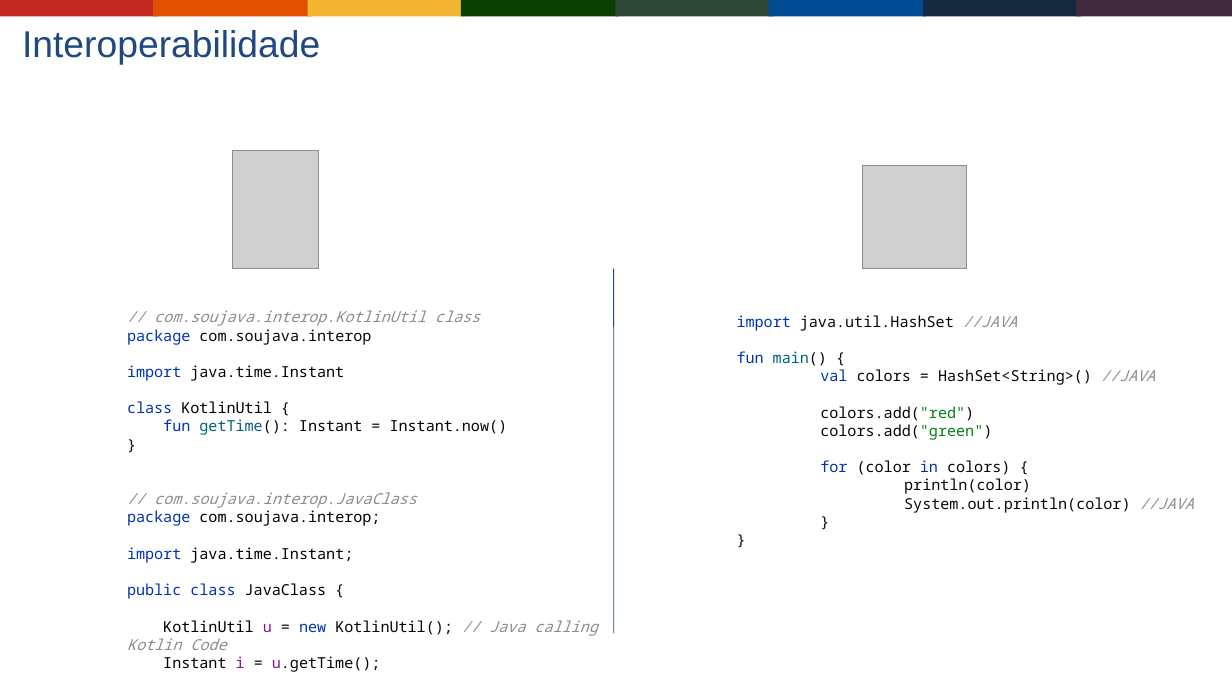
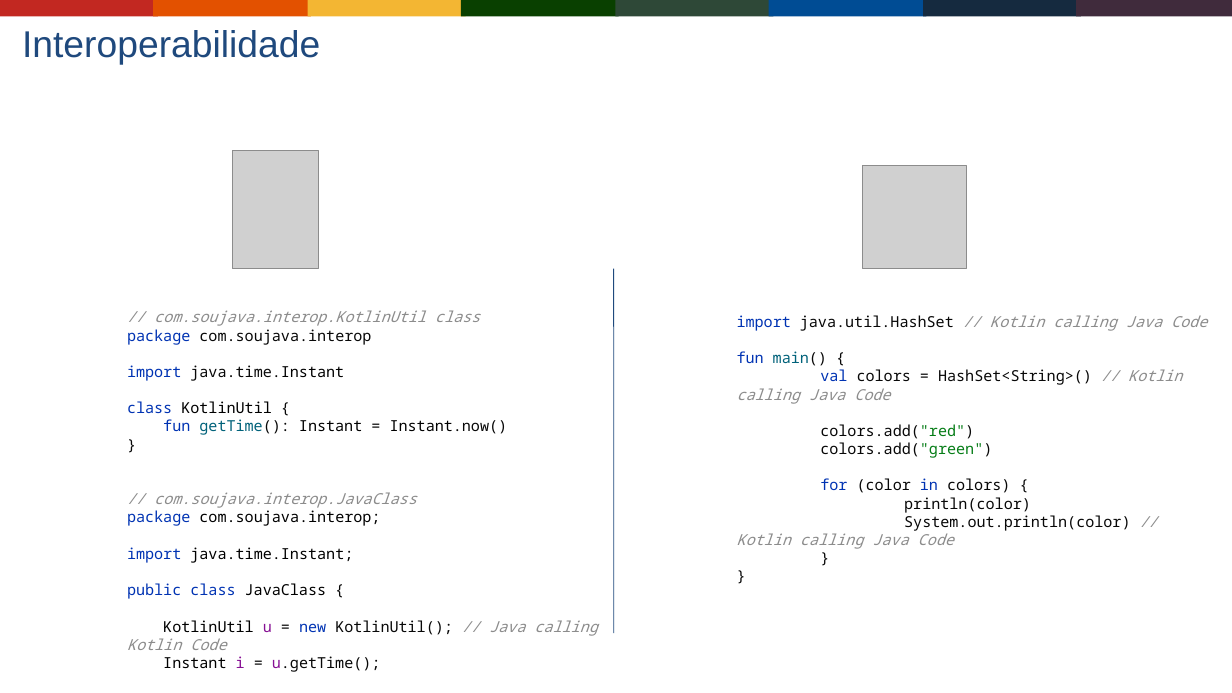
Before and after one commit to Gabrielgps25/meetup-kotlin-java-differences-features, a slide deck: slide 9 of buscando-interoperabilidade-entre-java-jvm-kotlin.odp. Drawn at 1232x693 pixels with LibreOffice and Linux fonts; fonts in the diff are those of the drawing; grey boxes stand for pictures; background and template pictures are left out. Boxes give left, top, right and bottom in pixels: in the first picture for what was removed or moved away, otherwise in the second. Text is boxed around its words. In the diff, an @@ line names an element or a change of style, - is before the commit and + after.

```diff
--- a/buscando-interoperabilidade-entre-java-jvm-kotlin.odp
+++ b/buscando-interoperabilidade-entre-java-jvm-kotlin.odp
@@ text at (737,315,1207,549): text changed @@
-import java.util.HashSet //JAVA
-fun main() {
-val colors = HashSet<String>() //JAVA
-colors.add("red")
-colors.add("green")
-for (color in colors) {
-println(color)
-System.out.println(color) //JAVA
-}
+import java.util.HashSet // Kotlin calling Java Code
+fun main() {
+val colors = HashSet<String>() // Kotlin calling Java Code
+colors.add("red")
+colors.add("green")
+for (color in colors) {
+println(color)
+System.out.println(color) // Kotlin calling Java Code
+}
```
Also in this commit, not shown: 9 other slides changed, 1 other file.
